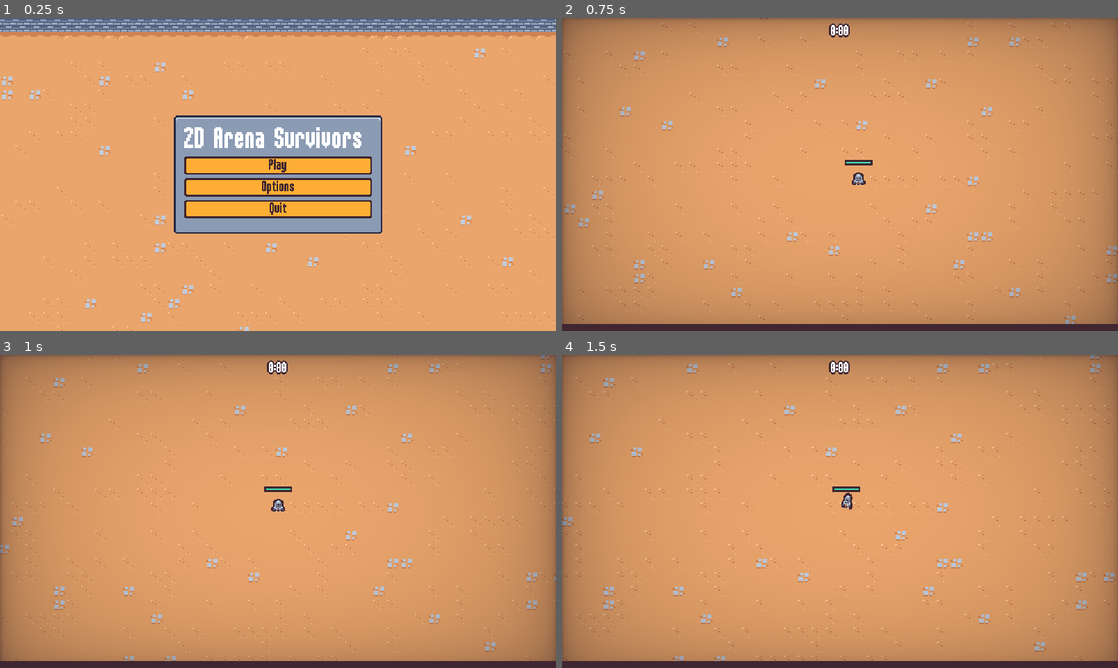
Above: before the commit, frames 1-4 (two rows, left to right).
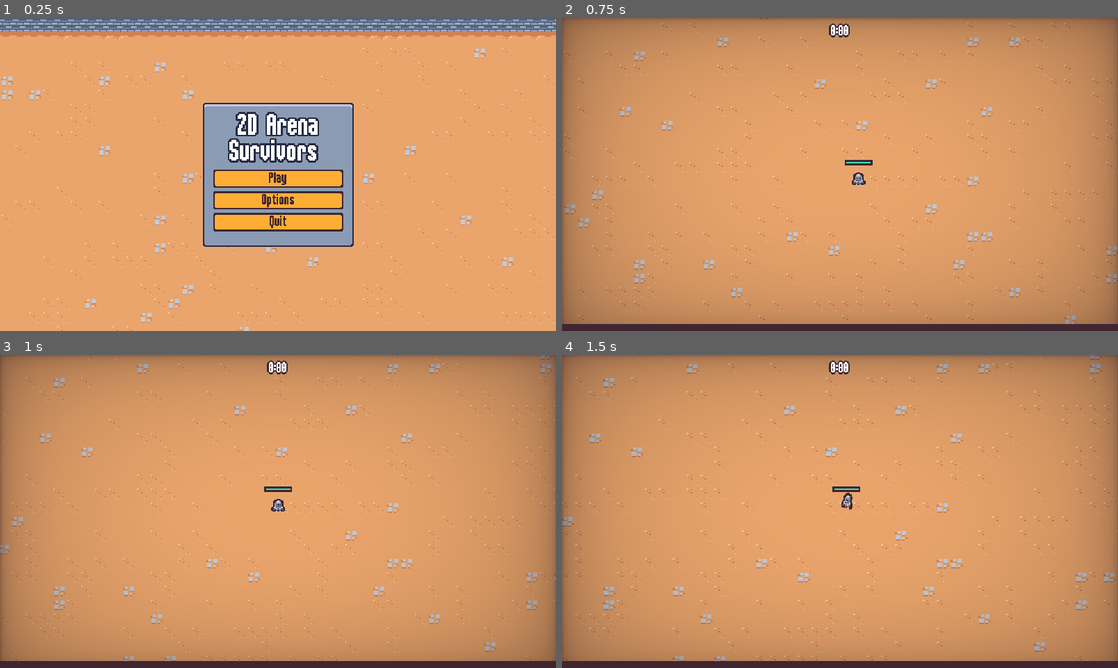
Above: after the commit, the same moments.

Repository: justknick/myFirst2DSurvivorsGame
Game: Godot game, scene res://scenes/ui/main_menu.tscn
Two runs of this game, one before a commit and one after it. Both use one fixed random seed, a clock stepped at 60 frames per second and the inputs below.
Inputs (mouse positions are in pixels of both pictures, inside the frame that each line leads up to):
- Up to frame 1 (0.25 s): no input
- Up to frame 2 (0.75 s): click "Play" at 0.5 s
- Up to frame 3 (1 s): no input
- Up to frame 4 (1.5 s): tap Enter at 1.25 s; move the mouse to (962, 495) at 1.27 s; press the mouse at (962, 495) at 1.28 s; hold D (move_right) from 1.28 s (still down)

The runs differ from the first frame. In frame 1, 14% of the frame differs, in the area x 31-69%, y 27-74%; in frame 2, nothing differs; in frame 3, nothing differs; in frame 4, nothing differs.

Commit message:
Section 5.65 - Styling the Options Menu Sliders // updated theme resource (added slider slider and font syles), ability_upgrade_card, end_screen, main_menu, options_menu scenes (selected style)

Diff:
--- a/resources/theme/theme.tres
+++ b/resources/theme/theme.tres
@@ -41,6 +41,35 @@
 texture_margin_bottom = 3.0
 region_rect = Rect2(4, 20, 8, 8)
 
+[sub_resource type="PlaceholderTexture2D" id="PlaceholderTexture2D_0r4aw"]
+size = Vector2(0, 0)
+
+[sub_resource type="PlaceholderTexture2D" id="PlaceholderTexture2D_asx0f"]
+size = Vector2(0, 0)
+
+[sub_resource type="StyleBoxFlat" id="StyleBoxFlat_ngrwv"]
+bg_color = Color(0.458824, 0.890196, 1, 1)
+border_width_left = 2
+border_width_top = 2
+border_width_right = 2
+border_width_bottom = 2
+border_color = Color(0.8, 0.8, 0.8, 0)
+
+[sub_resource type="StyleBoxFlat" id="StyleBoxFlat_irxkg"]
+bg_color = Color(0.458824, 0.890196, 1, 1)
+border_width_left = 2
+border_width_top = 2
+border_width_right = 2
+border_width_bottom = 2
+border_color = Color(0.8, 0.8, 0.8, 0)
+
+[sub_resource type="StyleBoxFlat" id="StyleBoxFlat_8y8r2"]
+content_margin_left = 2.0
+content_margin_top = 6.0
+content_margin_right = 2.0
+content_margin_bottom = 6.0
+bg_color = Color(0.247059, 0.14902, 0.192157, 1)
+
 [sub_resource type="StyleBoxTexture" id="StyleBoxTexture_goqmm"]
 texture = ExtResource("1_4b2ii")
 texture_margin_left = 4.0
@@ -56,6 +85,12 @@
 default_font = ExtResource("1_psbik")
 AlternatePanelContainer/base_type = &"PanelContainer"
 AlternatePanelContainer/styles/panel = SubResource("StyleBoxTexture_56a8y")
+BlueOutlineLabel/base_type = &"Label"
+BlueOutlineLabel/colors/font_outline_color = Color(0.14902, 0.168627, 0.266667, 1)
+BlueOutlineLabel/colors/font_shadow_color = Color(0.14902, 0.168627, 0.266667, 1)
+BlueOutlineLabel/constants/outline_size = 8
+BlueOutlineLabel/constants/shadow_offset_x = 0
+BlueOutlineLabel/constants/shadow_offset_y = 0
 Button/colors/font_color = Color(0.247059, 0.14902, 0.192157, 1)
 Button/colors/font_focus_color = Color(0.247059, 0.14902, 0.192157, 1)
 Button/colors/font_hover_color = Color(0.741176, 0.423529, 0.290196, 1)
@@ -64,6 +99,11 @@
 Button/styles/hover = SubResource("StyleBoxTexture_hyc5p")
 Button/styles/normal = SubResource("StyleBoxTexture_w1ee5")
 Button/styles/pressed = SubResource("StyleBoxTexture_wx1o7")
+HSlider/icons/grabber = SubResource("PlaceholderTexture2D_0r4aw")
+HSlider/icons/grabber_highlight = SubResource("PlaceholderTexture2D_asx0f")
+HSlider/styles/grabber_area = SubResource("StyleBoxFlat_ngrwv")
+HSlider/styles/grabber_area_highlight = SubResource("StyleBoxFlat_irxkg")
+HSlider/styles/slider = SubResource("StyleBoxFlat_8y8r2")
 Label/constants/line_spacing = 0
 PanelContainer/styles/panel = SubResource("StyleBoxTexture_goqmm")
 ProgressBar/styles/background = SubResource("StyleBoxFlat_qvri8")
--- a/scenes/ui/ability_upgrade_card.tscn
+++ b/scenes/ui/ability_upgrade_card.tscn
@@ -201,7 +201,7 @@
 }
 
 [node name="AbilityUpgradeCard" type="PanelContainer" groups=["upgrade_card"]]
-custom_minimum_size = Vector2(120, 150)
+custom_minimum_size = Vector2(150, 150)
 offset_right = 150.0
 offset_bottom = 180.0
 pivot_offset = Vector2(75, 90)
@@ -245,8 +245,7 @@
 [node name="NameLabel" type="Label" parent="MarginContainer/VBoxContainer/PanelContainer"]
 unique_name_in_owner = true
 layout_mode = 2
-theme_override_colors/font_outline_color = Color(0.14902, 0.168627, 0.266667, 1)
-theme_override_constants/outline_size = 8
+theme_type_variation = &"BlueOutlineLabel"
 theme_override_font_sizes/font_size = 32
 text = "Test Name"
 horizontal_alignment = 1
@@ -256,7 +255,6 @@
 [node name="DescriptionLabel" type="Label" parent="MarginContainer/VBoxContainer"]
 unique_name_in_owner = true
 layout_mode = 2
-theme_override_colors/font_outline_color = Color(0.14902, 0.168627, 0.266667, 1)
-theme_override_constants/outline_size = 8
+theme_type_variation = &"BlueOutlineLabel"
 text = "Some description goes here "
 autowrap_mode = 2
--- a/scenes/ui/end_screen.tscn
+++ b/scenes/ui/end_screen.tscn
@@ -56,11 +56,9 @@
 [node name="TitleLabel" type="Label" parent="MarginContainer/PanelContainer/MarginContainer/VBoxContainer"]
 unique_name_in_owner = true
 layout_mode = 2
-theme_override_colors/font_shadow_color = Color(0.14902, 0.168627, 0.266667, 1)
-theme_override_colors/font_outline_color = Color(0.14902, 0.168627, 0.266667, 1)
+theme_type_variation = &"BlueOutlineLabel"
 theme_override_constants/shadow_offset_x = 0
 theme_override_constants/shadow_offset_y = 0
-theme_override_constants/outline_size = 8
 theme_override_font_sizes/font_size = 32
 text = "Victory"
 horizontal_alignment = 1
@@ -69,10 +67,8 @@
 [node name="DescriptionLabel" type="Label" parent="MarginContainer/PanelContainer/MarginContainer/VBoxContainer"]
 unique_name_in_owner = true
 layout_mode = 2
-theme_override_colors/font_shadow_color = Color(0.14902, 0.168627, 0.266667, 1)
-theme_override_colors/font_outline_color = Color(0.14902, 0.168627, 0.266667, 1)
-theme_override_constants/outline_size = 8
-text = "You Won!"
+theme_type_variation = &"BlueOutlineLabel"
+text = "You survived!"
 
 [node name="VBoxContainer" type="VBoxContainer" parent="MarginContainer/PanelContainer/MarginContainer/VBoxContainer"]
 layout_mode = 2
--- a/scenes/ui/main_menu.tscn
+++ b/scenes/ui/main_menu.tscn
@@ -1,7 +1,8 @@
-[gd_scene load_steps=4 format=3 uid="uid://c3syuld1jyua3"]
+[gd_scene load_steps=5 format=3 uid="uid://c3syuld1jyua3"]
 
 [ext_resource type="TileSet" uid="uid://bkdm2kbyp4dlb" path="res://resources/tileset.tres" id="1_25wav"]
 [ext_resource type="Script" path="res://scenes/ui/main_menu.gd" id="1_n63ne"]
+[ext_resource type="PackedScene" uid="uid://bjbuv263blc8" path="res://scenes/ui/vignette.tscn" id="2_ojqp2"]
 [ext_resource type="PackedScene" uid="uid://dgbm06g85i5gl" path="res://scenes/ui/sound_button.tscn" id="2_shhdr"]
 
 [node name="MainMenu" type="CanvasLayer"]
@@ -31,14 +32,19 @@
 theme_override_constants/margin_bottom = 8
 
 [node name="VBoxContainer" type="VBoxContainer" parent="MarginContainer/PanelContainer/MarginContainer"]
+custom_minimum_size = Vector2(150, 0)
 layout_mode = 2
 size_flags_horizontal = 4
 size_flags_vertical = 4
 
 [node name="Label" type="Label" parent="MarginContainer/PanelContainer/MarginContainer/VBoxContainer"]
 layout_mode = 2
+theme_type_variation = &"BlueOutlineLabel"
 theme_override_font_sizes/font_size = 32
 text = "2D Arena Survivors "
+horizontal_alignment = 1
+vertical_alignment = 2
+autowrap_mode = 2
 
 [node name="PlayButton" parent="MarginContainer/PanelContainer/MarginContainer/VBoxContainer" instance=ExtResource("2_shhdr")]
 unique_name_in_owner = true
@@ -54,3 +60,5 @@
 unique_name_in_owner = true
 layout_mode = 2
 text = "Quit"
+
+[node name="Vignette" parent="." instance=ExtResource("2_ojqp2")]
--- a/scenes/ui/options_menu.tscn
+++ b/scenes/ui/options_menu.tscn
@@ -1,6 +1,7 @@
-[gd_scene load_steps=4 format=3 uid="uid://cqptrpvaunk87"]
+[gd_scene load_steps=5 format=3 uid="uid://cqptrpvaunk87"]
 
 [ext_resource type="Script" path="res://scenes/ui/options_menu.gd" id="1_rwpq3"]
+[ext_resource type="PackedScene" uid="uid://bjbuv263blc8" path="res://scenes/ui/vignette.tscn" id="2_h0fod"]
 [ext_resource type="TileSet" uid="uid://bkdm2kbyp4dlb" path="res://resources/tileset.tres" id="2_xtyew"]
 [ext_resource type="PackedScene" uid="uid://dgbm06g85i5gl" path="res://scenes/ui/sound_button.tscn" id="3_fwvm7"]
 
@@ -39,6 +40,7 @@
 
 [node name="Label" type="Label" parent="MarginContainer/PanelContainer/MarginContainer/OptionsContainer"]
 layout_mode = 2
+theme_type_variation = &"BlueOutlineLabel"
 theme_override_font_sizes/font_size = 32
 text = "Options"
 horizontal_alignment = 1
@@ -46,13 +48,14 @@
 
 [node name="SubOptionsContainer" type="VBoxContainer" parent="MarginContainer/PanelContainer/MarginContainer/OptionsContainer"]
 layout_mode = 2
-theme_override_constants/separation = 16
+theme_override_constants/separation = 12
 
 [node name="SFXOptionsContainer" type="VBoxContainer" parent="MarginContainer/PanelContainer/MarginContainer/OptionsContainer/SubOptionsContainer"]
 layout_mode = 2
 
 [node name="Label" type="Label" parent="MarginContainer/PanelContainer/MarginContainer/OptionsContainer/SubOptionsContainer/SFXOptionsContainer"]
 layout_mode = 2
+theme_type_variation = &"BlueOutlineLabel"
 text = "SFX Volume"
 
 [node name="SFXSlider" type="HSlider" parent="MarginContainer/PanelContainer/MarginContainer/OptionsContainer/SubOptionsContainer/SFXOptionsContainer"]
@@ -60,12 +63,14 @@
 layout_mode = 2
 max_value = 1.0
 step = 0.1
+value = 0.5
 
 [node name="MusicOptionsContainer" type="VBoxContainer" parent="MarginContainer/PanelContainer/MarginContainer/OptionsContainer/SubOptionsContainer"]
 layout_mode = 2
 
 [node name="Label" type="Label" parent="MarginContainer/PanelContainer/MarginContainer/OptionsContainer/SubOptionsContainer/MusicOptionsContainer"]
 layout_mode = 2
+theme_type_variation = &"BlueOutlineLabel"
 text = "Music Volume"
 
 [node name="MusicSlider" type="HSlider" parent="MarginContainer/PanelContainer/MarginContainer/OptionsContainer/SubOptionsContainer/MusicOptionsContainer"]
@@ -73,12 +78,14 @@
 layout_mode = 2
 max_value = 1.0
 step = 0.1
+value = 0.5
 
 [node name="WindowOptionsContainer" type="VBoxContainer" parent="MarginContainer/PanelContainer/MarginContainer/OptionsContainer/SubOptionsContainer"]
 layout_mode = 2
 
 [node name="Label" type="Label" parent="MarginContainer/PanelContainer/MarginContainer/OptionsContainer/SubOptionsContainer/WindowOptionsContainer"]
 layout_mode = 2
+theme_type_variation = &"BlueOutlineLabel"
 text = "Screen Mode"
 
 [node name="WindowButton" parent="MarginContainer/PanelContainer/MarginContainer/OptionsContainer/SubOptionsContainer/WindowOptionsContainer" instance=ExtResource("3_fwvm7")]
@@ -106,3 +113,6 @@
 visible = false
 layout_mode = 2
 text = "Quit"
+
+[node name="Vignette" parent="." instance=ExtResource("2_h0fod")]
+layer = 2
Not shown: 1 places in resources/theme/theme.tres that only renumber resources
